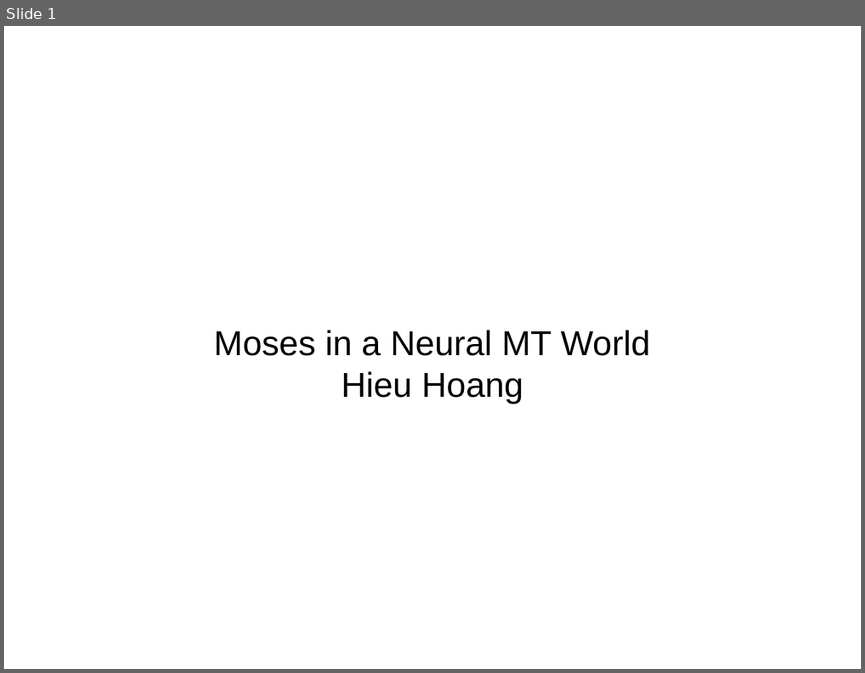
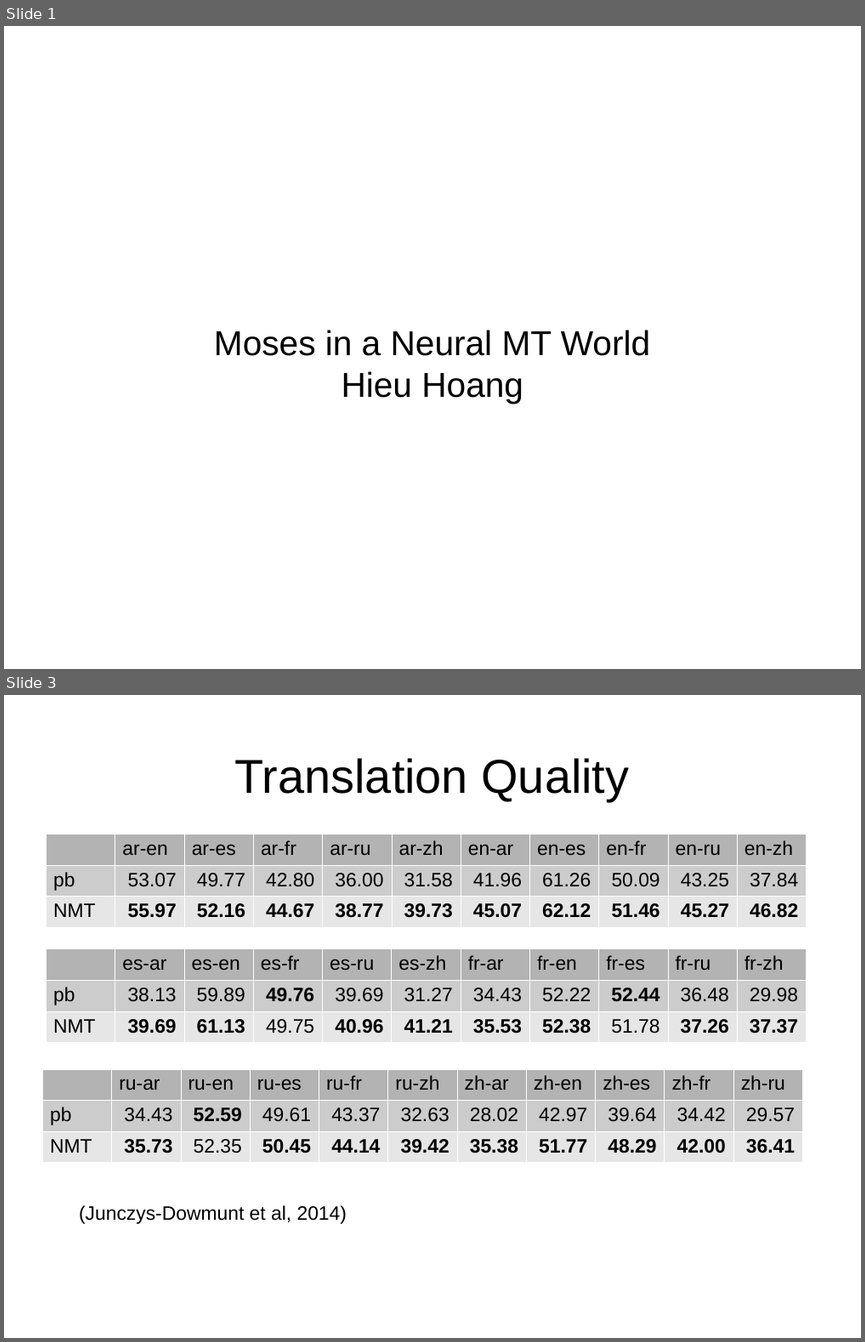
Before and after one commit to hieuhoang/papers, a slide deck: mtma17/slides.odp. Shown one above the other, each under a label of ours: slide 1 before the commit, slides 1 and 3 after it; the slides between them are not shown. The pictures are 865x673 and 865x1342 pixels, drawn with LibreOffice and Linux fonts; fonts in the diff are those of the drawing. Boxes give left, top, right and bottom in pixels: in the first picture for what was removed or moved away, otherwise in the second. Text is boxed around its words. In the diff, an @@ line names an element or a change of style, - is before the commit and + after.

```diff
--- a/mtma17/slides.odp
+++ b/mtma17/slides.odp
@@ slide 3 added at [4, 695, 861, 1338], background #FFFFFF @@
@@ title added at [235, 758, 630, 801], 44 pt, text #000000 @@
+Translation Quality
@@ table added at [46, 834, 807, 923], 3 rows, 11 columns @@
+ | ar-en | ar-es | ar-fr | ar-ru | ar-zh | en-ar | en-es | en-fr | en-ru | en-zh
+pb | 53.07 | 49.77 | 42.80 | 36.00 | 31.58 | 41.96 | 61.26 | 50.09 | 43.25 | 37.84
+NMT | 55.97 | 52.16 | 44.67 | 38.77 | 39.73 | 45.07 | 62.12 | 51.46 | 45.27 | 46.82
@@ table added at [46, 948, 807, 1038], 3 rows, 11 columns @@
+ | es-ar | es-en | es-fr | es-ru | es-zh | fr-ar | fr-en | fr-es | fr-ru | fr-zh
+pb | 38.13 | 59.89 | 49.76 | 39.69 | 31.27 | 34.43 | 52.22 | 52.44 | 36.48 | 29.98
+NMT | 39.69 | 61.13 | 49.75 | 40.96 | 41.21 | 35.53 | 52.38 | 51.78 | 37.26 | 37.37
@@ table added at [42, 1069, 803, 1158], 3 rows, 11 columns @@
+ | ru-ar | ru-en | ru-es | ru-fr | ru-zh | zh-ar | zh-en | zh-es | zh-fr | zh-ru
+pb | 34.43 | 52.59 | 49.61 | 43.37 | 32.63 | 28.02 | 42.97 | 39.64 | 34.42 | 29.57
+NMT | 35.73 | 52.35 | 50.45 | 44.14 | 39.42 | 35.38 | 51.77 | 48.29 | 42.00 | 36.41
@@ text added at [79, 1205, 347, 1224], 18 pt, text #000000 @@
+(Junczys-Dowmunt et al, 2014)
```
Also in this commit, not shown: 1 other slide added, 1 other file.
